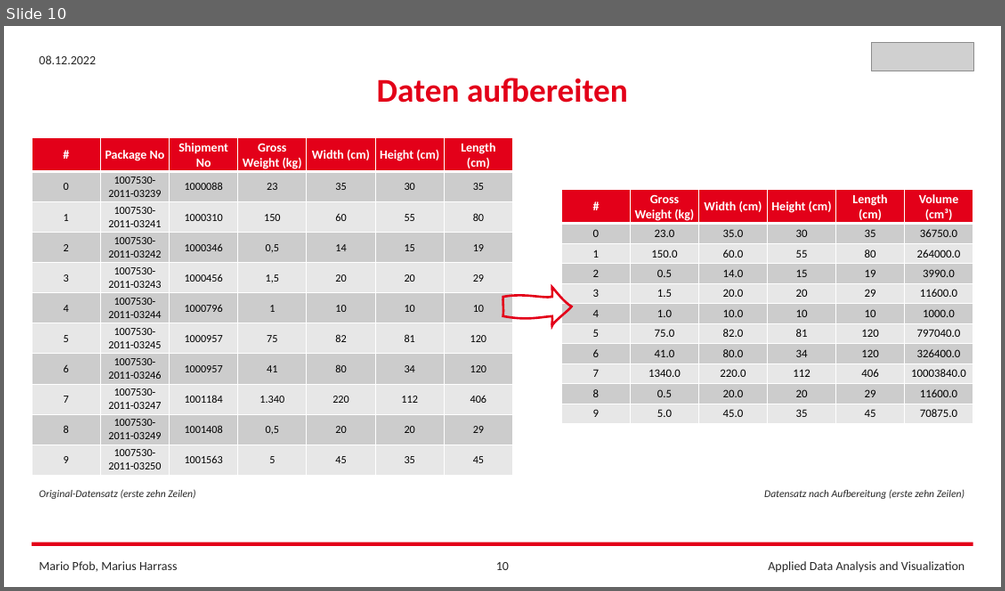
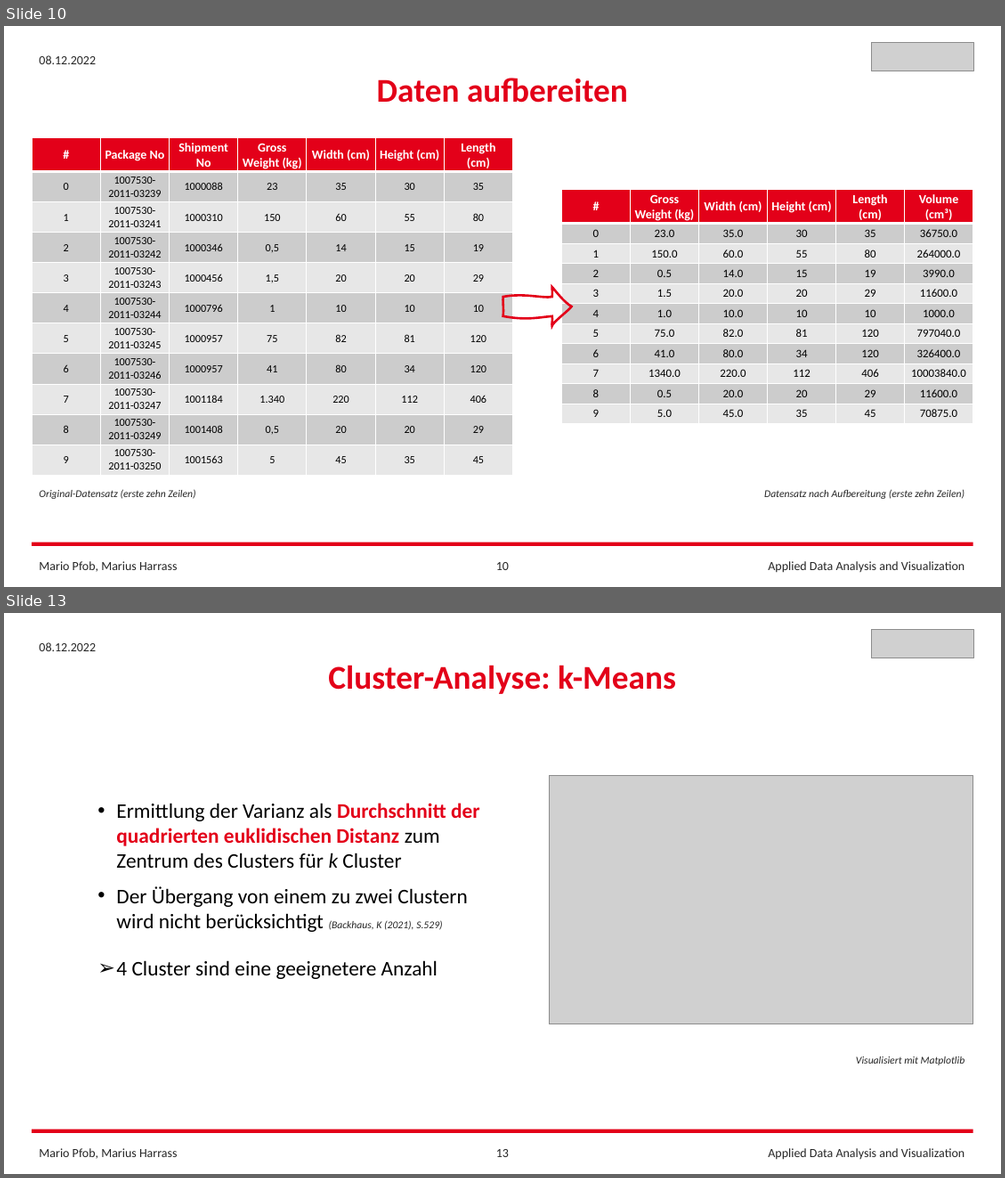
Before and after one commit to FrankCastlepancakes/ClusteringScikitLearn, a slide deck: Clustering_Scikit_Learn.pptx. Shown one above the other, each under a label of ours: slide 10 before the commit, slides 10 and 13 after it; the slides between them are not shown. The pictures are 1005x591 and 1005x1178 pixels, drawn with LibreOffice and Linux fonts; fonts in the diff are those of the drawing; grey boxes stand for pictures. Boxes give left, top, right and bottom in pixels: in the first picture for what was removed or moved away, otherwise in the second. Text is boxed around its words. In the diff, an @@ line names an element or a change of style, - is before the commit and + after.

```diff
--- a/Clustering_Scikit_Learn.pptx
+++ b/Clustering_Scikit_Learn.pptx
@@ slide 13 added at box(4, 613, 1001, 1174), background #FFFFFF @@
@@ picture added at box(872, 629, 974, 657) @@
@@ text added at box(39, 642, 96, 651), 12 pt, text #262626 @@
+08.12.2022
@@ text added at box(328, 665, 676, 694), 32 pt, text #E30019, bold @@
+Cluster-Analyse: k-Means
@@ picture added at box(550, 775, 973, 1023) @@
@@ text added at box(116, 803, 480, 979), 20 pt, text #000000 @@
+• Ermittlung der Varianz als Durchschnitt der quadrierten euklidischen Distanz zum Zentrum des Clusters für k Cluster
+• Der Übergang von einem zu zwei Clustern wird nicht berücksichtigt (Backhaus, K (2021), S.529)
+➢ 4 Cluster sind eine geeignetere Anzahl
@@ text added at box(856, 1056, 965, 1065), 10 pt, text #262626, italic @@
+Visualisiert mit Matplotlib
@@ rectangle added at box(32, 1129, 973, 1133), fill #E30019 @@
@@ text added at box(39, 1148, 177, 1159), 12 pt, text #262626 @@
+Mario Pfob, Marius Harrass
@@ page number added at box(496, 1149, 509, 1157), 12 pt, text #262626 @@
+13
@@ text added at box(768, 1148, 964, 1159), 12 pt, text #262626 @@
+Applied Data Analysis and Visualization
```
Also in this commit, not shown: 2 slides changed, 6 other slides added, 2 slides removed, 3 other files.
